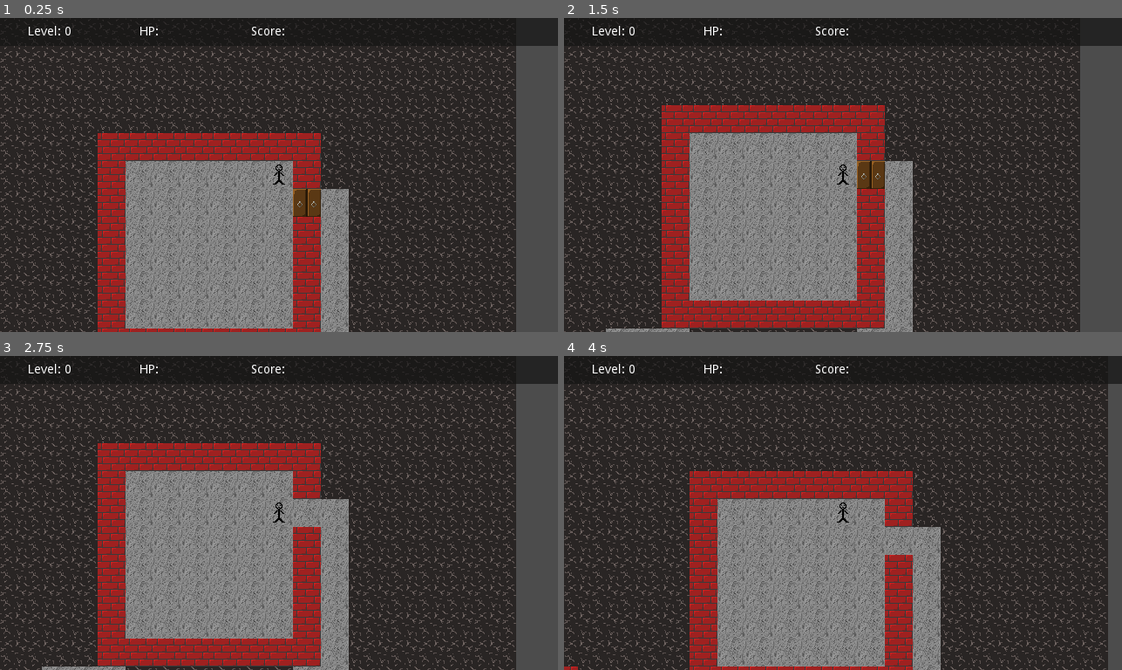
Above: before the commit, frames 1-4 (two rows, left to right).
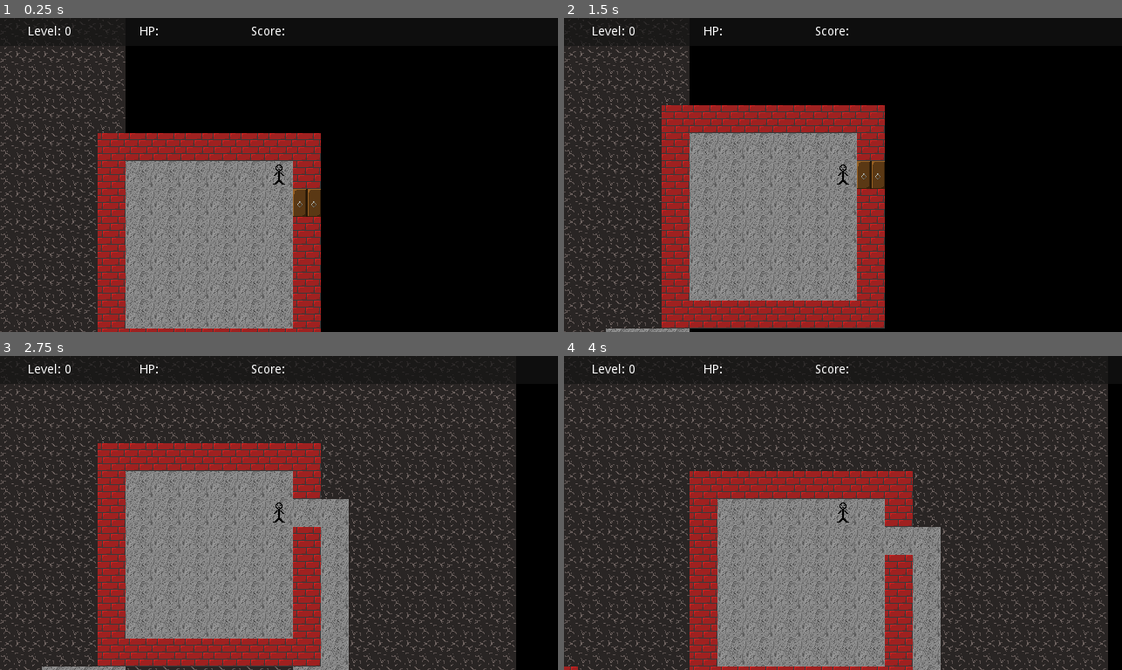
Above: after the commit, the same moments.

Repository: spfaus/web-game
Game: Godot game, scene res://Game.tscn
Two runs of this game, one before a commit and one after it. Both use one fixed random seed, a clock stepped at 60 frames per second and the inputs below.
Inputs:
- Up to frame 1 (0.25 s): no input
- Up to frame 2 (1.5 s): tap Enter at 0.5 s; hold Right (Right) 0.53-1.28 s; tap Space at 1.25 s; hold Down (Down) from 1.28 s (still down)
- Up to frame 3 (2.75 s): tap Enter at 2 s; release Down (Down) at 2.03 s; hold Right (Right) from 2.03 s (still down)
- Up to frame 4 (4 s): tap Space at 2.75 s; release Right (Right) at 2.78 s; hold Up (Up) 2.78-3.53 s; tap Enter at 3.5 s; hold Left (Left) from 3.53 s (still down)

The runs differ from the first frame. In frame 1, 49% of the frame differs, in the area x 22-100%, y 0-100%; in frame 2, 47%; in frame 3, 6.8%; in frame 4, 2.3%.

Commit message:
Implement limited vision #15

Diff:
--- a/Game.gd
+++ b/Game.gd
@@ -26,6 +26,7 @@
 # Node refs ---------------------------------------------
 
 onready var tile_map := $TileMap
+onready var visibility_map := $VisibilityMap
 onready var player := $Player
 
 # Game state ---------------------------------------------
@@ -33,12 +34,12 @@
 var player_tile: Vector2
 var score := 0
 
-func _ready():
+func _ready() -> void:
 	OS.set_window_size(Vector2(1280, 720))
 	randomize()
 	build_level()
 
-func _input(event: InputEvent):
+func _input(event: InputEvent) -> void:
 	if !event.is_pressed():
 		return
 
@@ -51,7 +52,7 @@
 	elif event.is_action("Down"):
 		try_move(0, 1)
 
-func try_move(dx: int, dy: int):
+func try_move(dx: int, dy: int) -> void:
 	var x := player_tile.x + dx
 	var y := player_tile.y + dy
 
@@ -75,9 +76,9 @@
 				score += 1000
 				$Overlay/Win.visible = true
 
-	update_visuals()
-
-func build_level():
+	call_deferred("update_visuals")
+
+func build_level() -> void:
 	# Start with a blank map
 	rooms.clear()
 	map.clear()
@@ -89,6 +90,7 @@
 		for y in range(level_size.y):
 			map[x].append(Tile.Stone)
 			tile_map.set_cell(x, y, Tile.Stone)
+			visibility_map.set_cell(x, y, 0)
 
 	var free_regions := [Rect2(Vector2(2, 2), level_size - Vector2(4, 4))]
 	var num_rooms = LEVEL_ROOM_COUNTS[level_num]
@@ -105,7 +107,7 @@
 	var player_x = start_room.position.x + 1 + randi() % int(start_room.size.x - 2)
 	var player_y = start_room.position.y + 1 + randi() % int(start_room.size.y - 2)
 	player_tile = Vector2(player_x, player_y)
-	update_visuals()
+	call_deferred("update_visuals")
 
 	# Place level end ladder
 
@@ -116,10 +118,26 @@
 
 	$Overlay/Level.text = "Level: " + str(level_num)
 
-func update_visuals():
+func update_visuals() -> void:
 	player.position = player_tile * TILE_SIZE
-
-func connect_rooms():
+	var player_center := tile_to_pixel_center(player_tile.x, player_tile.y)
+	var space_state = get_world_2d().direct_space_state
+	for x in range(level_size.x):
+		for y in range(level_size.y):
+			if visibility_map.get_cell(x, y) == 0:
+				# Check if closest corner to player is visible
+				var x_dir = 1 if x < player_tile.x else -1
+				var y_dir = 1 if y < player_tile.y else -1
+				var test_point = tile_to_pixel_center(x, y) + Vector2(x_dir, y_dir) * TILE_SIZE / 2
+
+				var occlusion = space_state.intersect_ray(player_center, test_point)
+				if !occlusion || (occlusion.position - test_point).length() < 1: # If not occluded or "minimally occluded" (rounding errors)
+					visibility_map.set_cell(x, y, -1)
+
+func tile_to_pixel_center(x, y) -> Vector2:
+	return Vector2((x+ 0.5) * TILE_SIZE, (y + 0.5) * TILE_SIZE)
+
+func connect_rooms() -> void:
 	# Build an A* graph of the area where we can add corridors
 
 	var stone_graph = AStar.new()
@@ -155,7 +173,7 @@
 	while !is_everything_connected(room_graph):
 		add_random_connection(stone_graph, room_graph)
 
-func is_everything_connected(graph):
+func is_everything_connected(graph) -> bool:
 	var points = graph.get_points()
 	var start = points.pop_back()
 	for point in points:
@@ -165,7 +183,7 @@
 
 	return true
 
-func add_random_connection(stone_graph, room_graph):
+func add_random_connection(stone_graph, room_graph) -> void:
 	# Pick rooms to connect
 
 	var start_room_id = get_least_connected_point(room_graph)
@@ -194,7 +212,7 @@
 
 	room_graph.connect_points(start_room_id, end_room_id)
 
-func get_least_connected_point(graph):
+func get_least_connected_point(graph) -> Array:
 	var point_ids = graph.get_points()
 
 	var least
@@ -210,7 +228,7 @@
 
 	return tied_for_least[randi() % tied_for_least.size()]
 
-func get_nearest_unconnected_point(graph, target_point):
+func get_nearest_unconnected_point(graph, target_point) -> Array:
 	var target_position = graph.get_point_position(target_point)
 	var point_ids = graph.get_points()
 
@@ -234,7 +252,7 @@
 
 	return tied_for_nearest[randi() % tied_for_nearest.size()]
 
-func pick_random_door_location(room):
+func pick_random_door_location(room) -> Array:
 	var options = []
 
 	# Top and bottom walls
@@ -251,7 +269,7 @@
 
 	return options[randi() % options.size()]
 
-func add_room(free_regions):
+func add_room(free_regions) -> void:
 	var region = free_regions[randi() % free_regions.size()]
 
 	var size_x = MIN_ROOM_DIMENSION
@@ -289,7 +307,7 @@
 
 	cut_regions(free_regions, room)
 
-func cut_regions(free_regions, region_to_remove):
+func cut_regions(free_regions, region_to_remove) -> void:
 	var removal_queue = []
 	var addition_queue = []
 
@@ -317,11 +335,11 @@
 	for region in addition_queue:
 		free_regions.append(region)
 
-func set_tile(x, y, type):
+func set_tile(x, y, type) -> void:
 	map[x][y] = type
 	tile_map.set_cell(x, y, type)
 
-func _on_Button_pressed():
+func _on_Button_pressed() -> void:
 	level_num = 0
 	score = 0
 	build_level()
--- a/Game.tscn
+++ b/Game.tscn
@@ -6,7 +6,17 @@
 [ext_resource path="res://wall.png" type="Texture" id=4]
 [ext_resource path="res://door.png" type="Texture" id=5]
 [ext_resource path="res://ladder.png" type="Texture" id=6]
-[ext_resource path="res://player.png" type="Texture" id=7]
+[ext_resource path="res://not-visible.png" type="Texture" id=7]
+[ext_resource path="res://player.png" type="Texture" id=8]
+
+[sub_resource type="ConvexPolygonShape2D" id=3]
+points = PoolVector2Array( 0, 0, 32, 0, 32, 32, 0, 32 )
+
+[sub_resource type="ConvexPolygonShape2D" id=4]
+points = PoolVector2Array( 0, 0, 32, 0, 32, 32, 0, 32 )
+
+[sub_resource type="ConvexPolygonShape2D" id=5]
+points = PoolVector2Array( 0, 0, 32, 0, 32, 32, 0, 32 )
 
 [sub_resource type="TileSet" id=1]
 0/name = "stone.png 0"
@@ -17,7 +27,13 @@
 0/tile_mode = 0
 0/occluder_offset = Vector2( 0, 0 )
 0/navigation_offset = Vector2( 0, 0 )
-0/shapes = [  ]
+0/shapes = [ {
+"autotile_coord": Vector2( 0, 0 ),
+"one_way": false,
+"one_way_margin": 1.0,
+"shape": SubResource( 3 ),
+"shape_transform": Transform2D( 1, 0, 0, 1, 0, 0 )
+} ]
 0/z_index = 0
 1/name = "floor.png 1"
 1/texture = ExtResource( 3 )
@@ -37,7 +53,13 @@
 2/tile_mode = 0
 2/occluder_offset = Vector2( 0, 0 )
 2/navigation_offset = Vector2( 0, 0 )
-2/shapes = [  ]
+2/shapes = [ {
+"autotile_coord": Vector2( 0, 0 ),
+"one_way": false,
+"one_way_margin": 1.0,
+"shape": SubResource( 4 ),
+"shape_transform": Transform2D( 1, 0, 0, 1, 0, 0 )
+} ]
 2/z_index = 0
 3/name = "door.png 3"
 3/texture = ExtResource( 5 )
@@ -47,7 +69,13 @@
 3/tile_mode = 0
 3/occluder_offset = Vector2( 0, 0 )
 3/navigation_offset = Vector2( 0, 0 )
-3/shapes = [  ]
+3/shapes = [ {
+"autotile_coord": Vector2( 0, 0 ),
+"one_way": false,
+"one_way_margin": 1.0,
+"shape": SubResource( 5 ),
+"shape_transform": Transform2D( 1, 0, 0, 1, 0, 0 )
+} ]
 3/z_index = 0
 4/name = "ladder.png 4"
 4/texture = ExtResource( 6 )
@@ -60,6 +88,18 @@
 4/shapes = [  ]
 4/z_index = 0
 
+[sub_resource type="TileSet" id=2]
+0/name = "not-visible.png 0"
+0/texture = ExtResource( 7 )
+0/tex_offset = Vector2( 0, 0 )
+0/modulate = Color( 1, 1, 1, 1 )
+0/region = Rect2( 0, 0, 32, 32 )
+0/tile_mode = 0
+0/occluder_offset = Vector2( 0, 0 )
+0/navigation_offset = Vector2( 0, 0 )
+0/shapes = [  ]
+0/z_index = 0
+
 [node name="Game" type="Node2D"]
 script = ExtResource( 1 )
 
@@ -68,9 +108,14 @@
 cell_size = Vector2( 32, 32 )
 format = 1
 
+[node name="VisibilityMap" type="TileMap" parent="."]
+tile_set = SubResource( 2 )
+cell_size = Vector2( 32, 32 )
+format = 1
+
 [node name="Player" type="Sprite" parent="."]
 position = Vector2( 320, 160 )
-texture = ExtResource( 7 )
+texture = ExtResource( 8 )
 centered = false
 
 [node name="Camera2D" type="Camera2D" parent="Player"]
--- a/project.godot
+++ b/project.godot
@@ -50,4 +50,5 @@
 
 [rendering]
 
+environment/default_clear_color=Color( 0, 0, 0, 1 )
 environment/default_environment="res://default_env.tres"
Not shown: 1 places in Game.tscn that only renumber resources
Binary file added: not-visible.png
Not shown, added: not-visible.png.import
